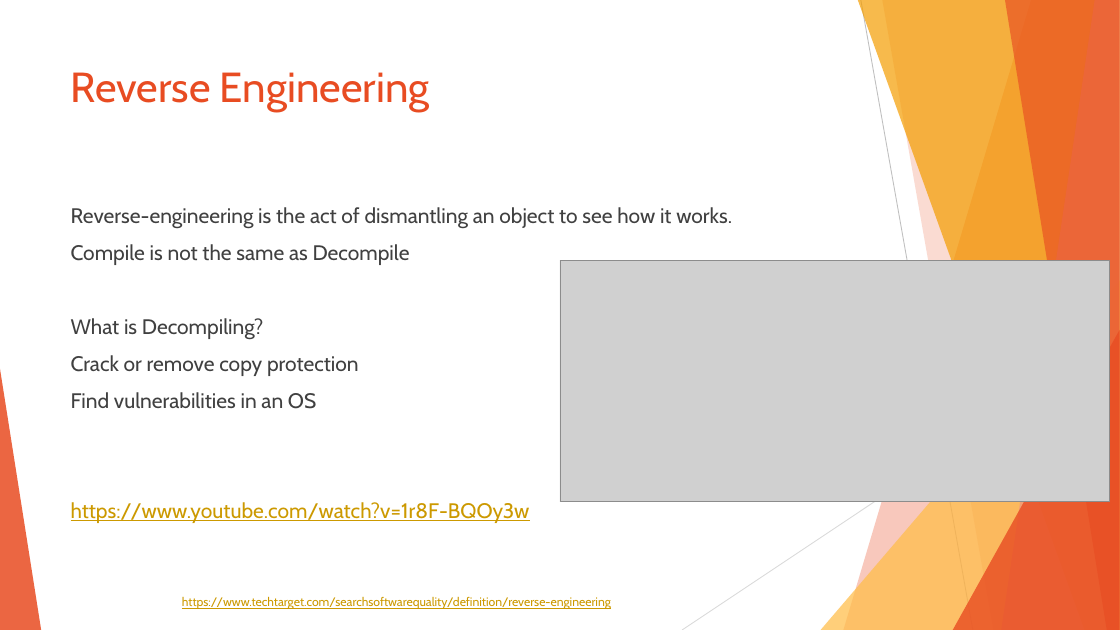
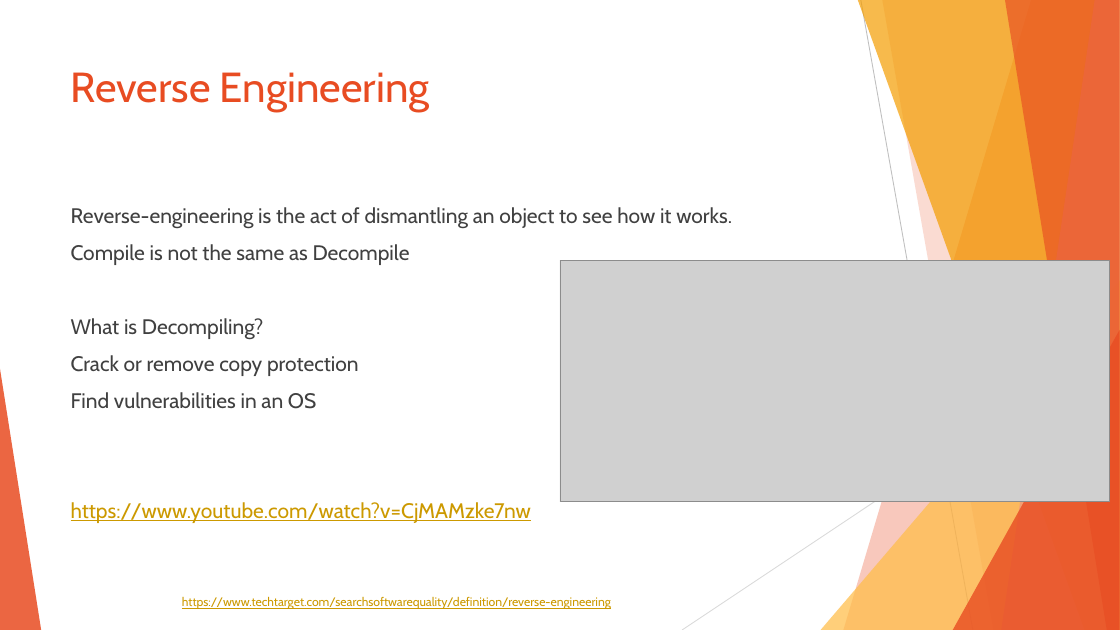
Before and after one commit to sebivenlo/ESDE-2022-Ghidra, a slide deck: slide 4 of Ghidra_Prep.pptx. Drawn at 1120x630 pixels with LibreOffice and Linux fonts; fonts in the diff are those of the drawing; grey boxes stand for pictures. Boxes give left, top, right and bottom in pixels: in the first picture for what was removed or moved away, otherwise in the second. Text is boxed around its words. In the diff, an @@ line names an element or a change of style, - is before the commit and + after.

```diff
--- a/Ghidra_Prep.pptx
+++ b/Ghidra_Prep.pptx
@@ text at (71, 502, 531, 523): text changed @@
-https://www.youtube.com/watch?v=1r8F-BQOy3w
+https://www.youtube.com/watch?v=CjMAMzke7nw
```
Also in this commit, not shown: 1 slide added.
